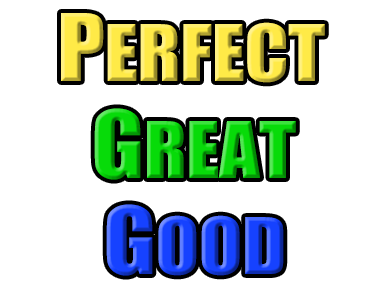
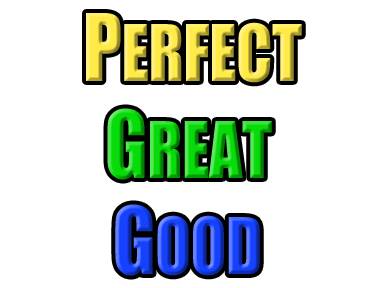
Revision of a layered (384, 288) image; what changed, layer by layer:
painted on "GOOD" over <box>106,204,284,276</box>
painted on "GREAT" over <box>94,108,296,180</box>
painted on "PERFECT" over <box>61,13,325,83</box>
